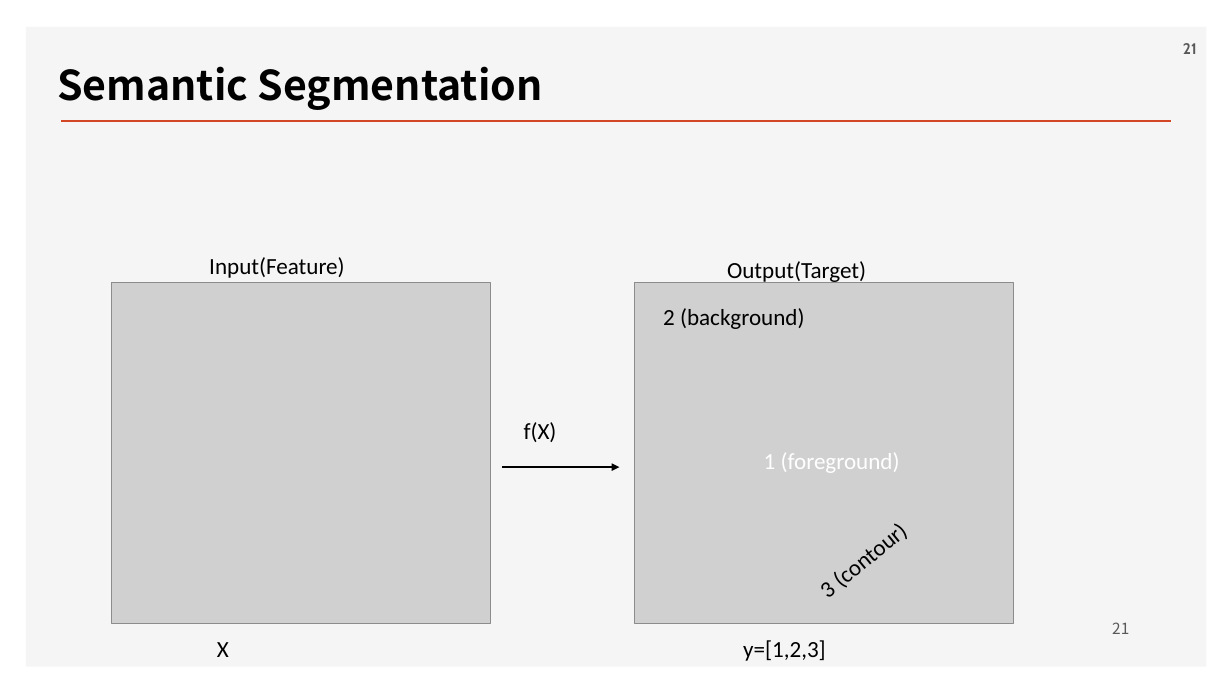
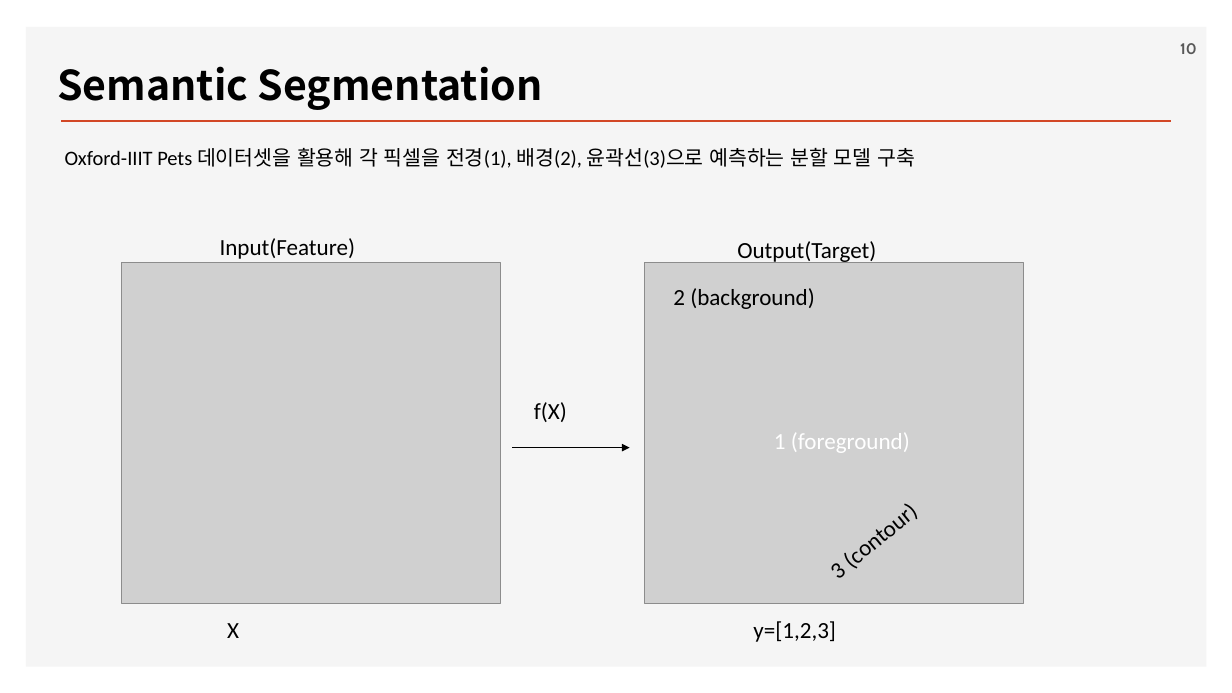
Before and after one commit to ancestor9/2026_Fall_Deep-Learning-with-Python, a slide deck: slide 10 of Chapter 11 Image segmentation.pptx (slide 21 before the commit). Drawn at 1232x693 pixels with LibreOffice and Linux fonts; fonts in the diff are those of the drawing; grey boxes stand for pictures; background and template pictures are left out. Boxes give left, top, right and bottom in pixels: in the first picture for what was removed or moved away, otherwise in the second. Text is boxed around its words. In the diff, an @@ line names an element or a change of style, - is before the commit and + after.

```diff
--- a/Chapter 11 Image segmentation.pptx
+++ b/Chapter 11 Image segmentation.pptx
@@ page number at [1180, 43, 1197, 54]: text changed @@
-21
+10
@@ text added at [65, 148, 915, 168], 16 pt, text #000000 @@
+Oxford-IIIT Pets 데이터셋을 활용해 각 픽셀을 전경(1), 배경(2), 윤곽선(3)으로 예측하는 분할 모델 구축
@@ 8 texts, 2 pictures, 1 arrow: place and size @@
-8 texts, 2 pictures, 1 arrow at [112, 257, 1014, 661]
+8 texts, 2 pictures, 1 arrow at [122, 238, 1024, 642]
@@ page number removed at [1112, 622, 1129, 634] @@
-21
```
Also in this commit, not shown: 6 other slides changed, 6 slides added, 1 slide removed.
